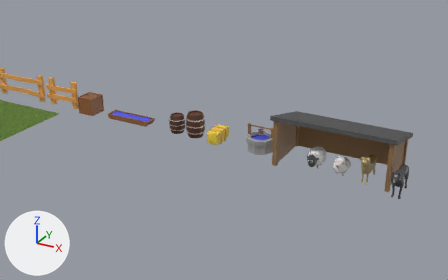
Two versions of the Blender file RawFiles/SheepDogAIAssets.blend, one commit apart.
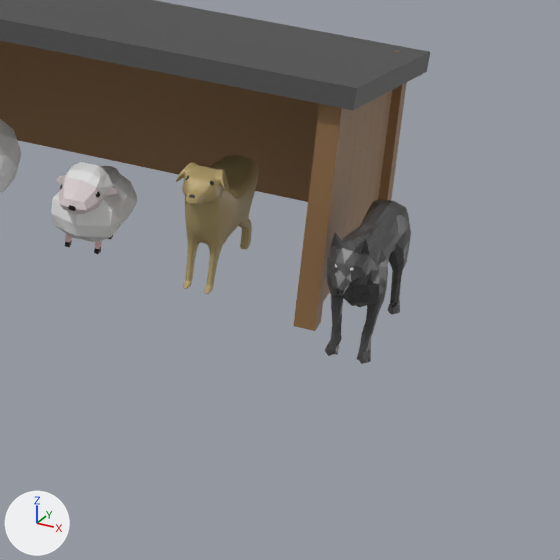
Each version appears first from a 50 mm lens placed at (35.54, -21.68, 10.45), pointed at (25.87, -4.1, 1.66), and next in a close-up on the part from 72% to 98% of the width and 44% to 86% of the height. The lights are fixed; the arrows at lower left show +X, +Y and +Z.

Objects in the first close-up: 'Dog', 'Sheep1', 'Sheep2', 'Stable', 'Wolf'.
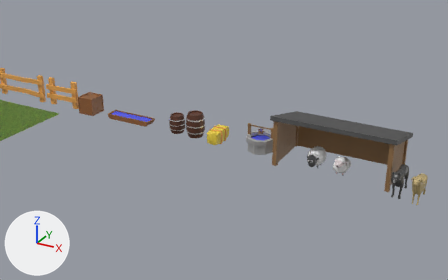
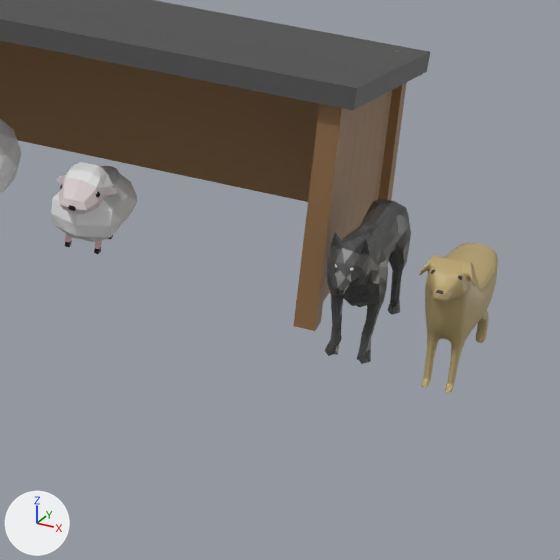
Pixel boxes (x1, y1, x2, y2) of what changed, in the close-ups (560 x 560 px):
'Dog', moved: before (176, 155, 259, 294); after (419, 243, 498, 393)

The change, as a list of edits to the scene's bpy script:
```text
Change ob_dog:
    ob_dog.location: (30.338, -1.394, 0.42) -> (32.308, -2.049, 0.42)
```
